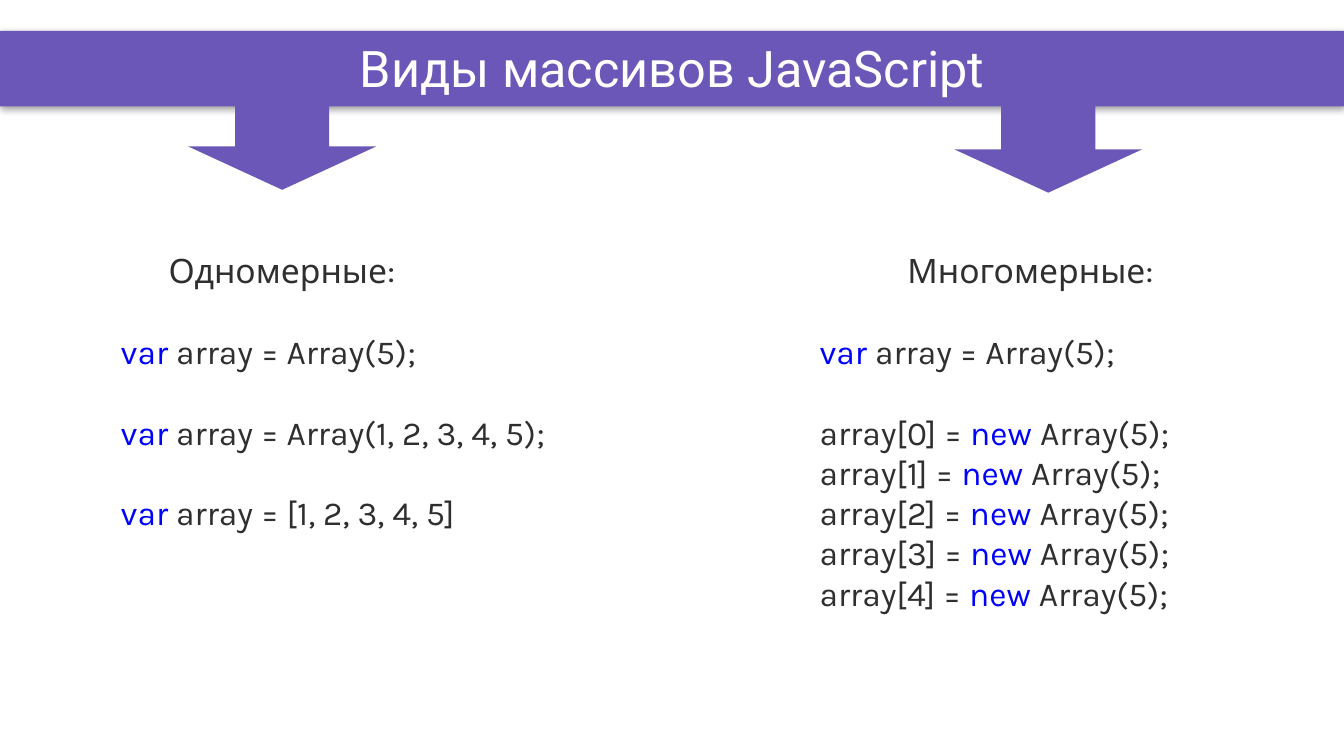
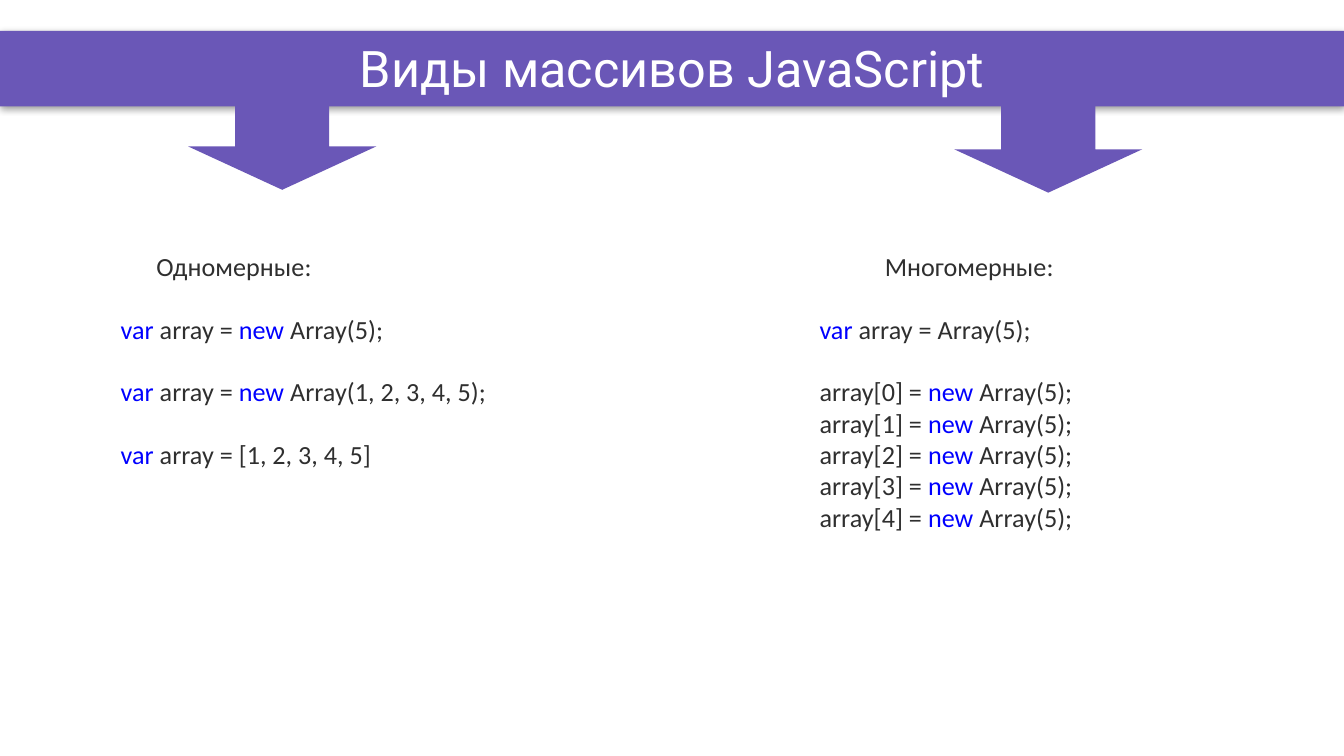
Before and after one commit to DinamickaDevelopment/Ignite-1, a slide deck: slide 6 of lesson_1/Presentation/Object+Array.pptx. Drawn at 1344x756 pixels with LibreOffice and Linux fonts; fonts in the diff are those of the drawing; background and template pictures are left out. Boxes give left, top, right and bottom in pixels: in the first picture for what was removed or moved away, otherwise in the second. Text is boxed around its words. In the diff, an @@ line names an element or a change of style, - is before the commit and + after.

```diff
--- a/lesson_1/Presentation/Object+Array.pptx
+++ b/lesson_1/Presentation/Object+Array.pptx
@@ text at (121, 259, 371, 469): size 18 to 14 pt, font Karla to Calibri in "Одномерные:", "var array = [1, 2, 3, 4, ..." @@
@@ text "Многомерные:" at (820, 259, 1072, 532): size 18 to 14 pt, font Karla to Calibri @@
@@ text at (121, 320, 486, 406): text changed; size 18 to 14 pt; font Karla to Calibri @@
-var array = Array(5);
-var array = Array(1, 2, 3, 4, 5);
+var array = new Array(5);
+var array = new Array(1, 2, 3, 4, 5);
```
Also in this commit, not shown: 3 other slides changed, 19 other files.
